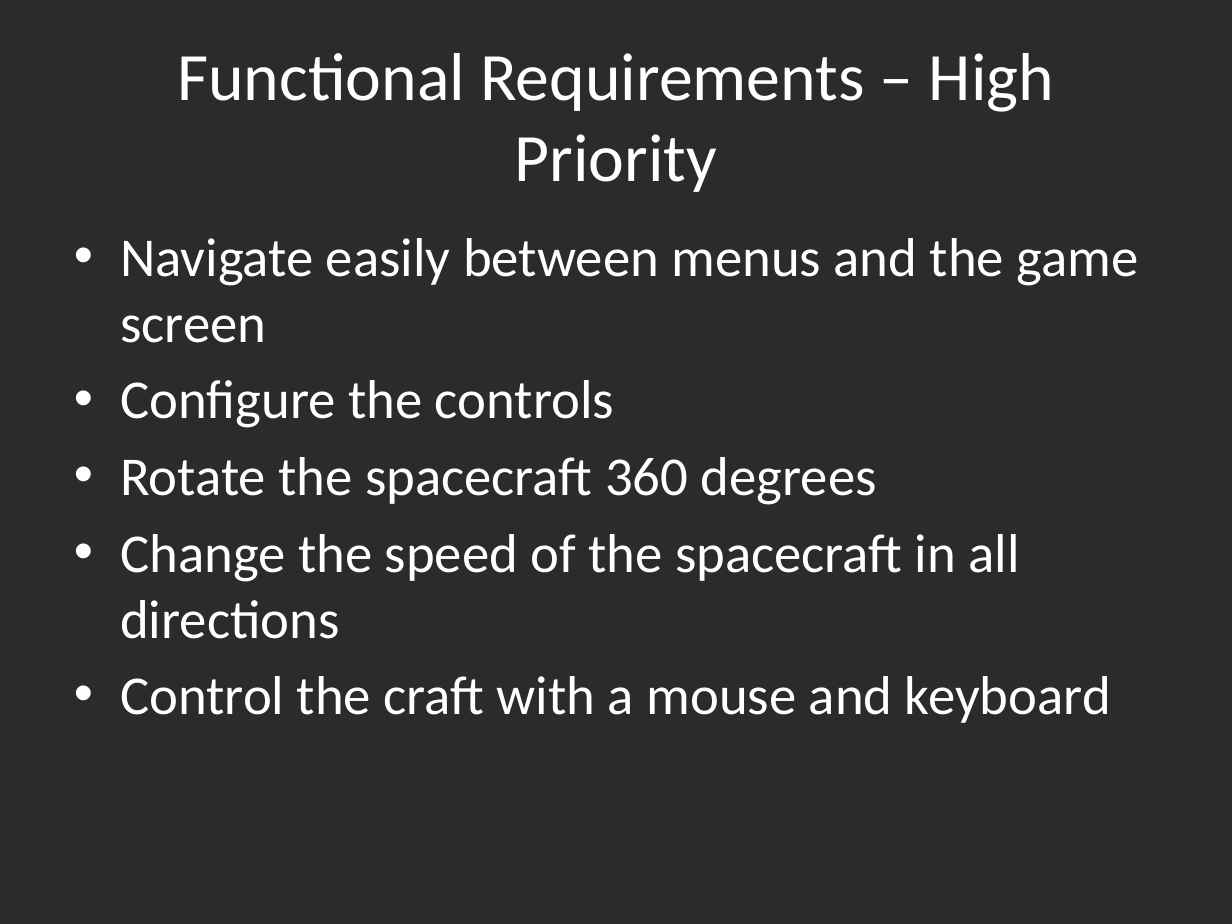
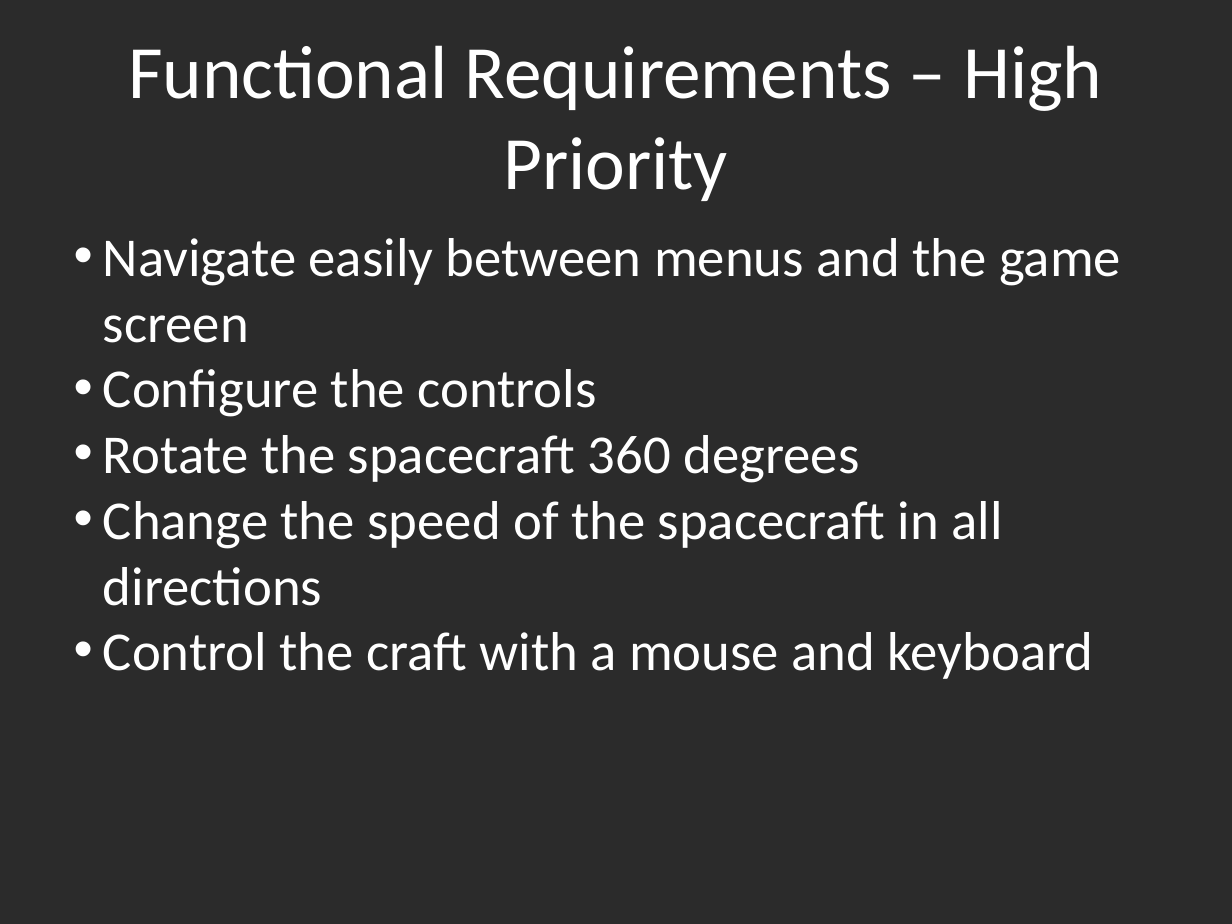
Before and after one commit to pf4d/space_simulator, a slide deck: slide 4 of doc/gamesPresentation1.pptx. Drawn at 1232x924 pixels with LibreOffice and Linux fonts; fonts in the diff are those of the drawing; background and template pictures are left out; a plain dark background stands for a picture behind light text. Boxes give left, top, right and bottom in pixels: in the first picture for what was removed or moved away, otherwise in the second. Text is boxed around its words. In the diff, an @@ line names an element or a change of style, - is before the commit and + after.

```diff
--- a/doc/gamesPresentation1.pptx
+++ b/doc/gamesPresentation1.pptx
@@ text "Functional Requirements – High Priority" at [128,45,1102,201]: size 39.6 to 44 pt @@
@@ text "Navigate easily between menus and ..." at [103,238,1121,679]: indent changed; less space between paragraphs @@
```
Also in this commit, not shown: 8 other slides changed, 4 slides added, 1 other file.
